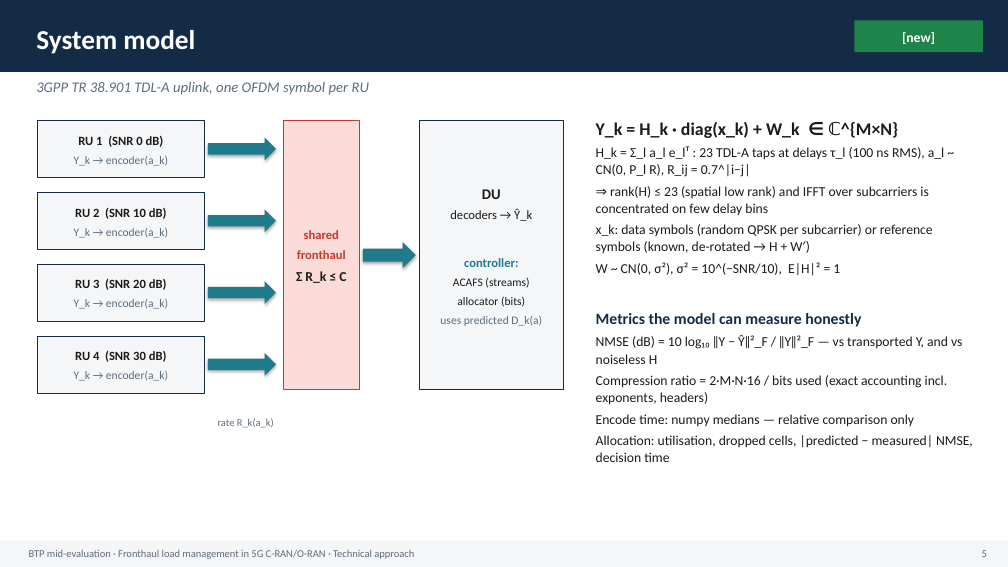
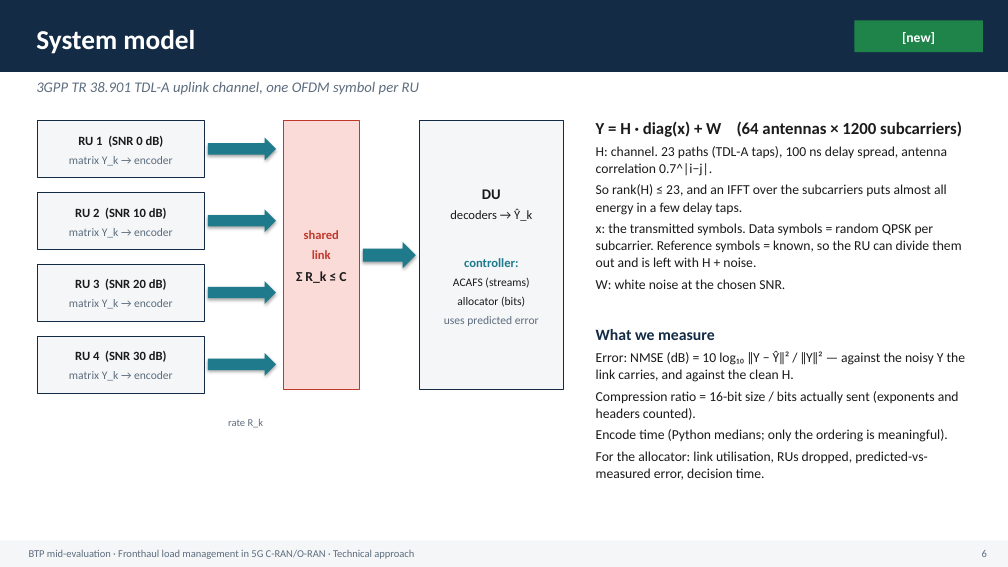
Before and after one commit to Harshvardhan-To1/BTP, a slide deck: slide 6 of docs/mid_evaluation.pptx (slide 5 before the commit). Drawn at 1008x567 pixels with LibreOffice and Linux fonts; fonts in the diff are those of the drawing. Boxes give left, top, right and bottom in pixels: in the first picture for what was removed or moved away, otherwise in the second. Text is boxed around its words. In the diff, an @@ line names an element or a change of style, - is before the commit and + after.

```diff
--- a/docs/mid_evaluation.pptx
+++ b/docs/mid_evaluation.pptx
@@ text at (x1=36, y1=82, x2=419, y2=95): text changed @@
-3GPP TR 38.901 TDL-A uplink, one OFDM symbol per RU
+3GPP TR 38.901 TDL-A uplink channel, one OFDM symbol per RU
@@ text at (x1=596, y1=121, x2=966, y2=480): text changed @@
-Y_k = H_k · diag(x_k) + W_k ∈ ℂ^{M×N}
-H_k = Σ_l a_l e_lᵀ : 23 TDL-A taps at delays τ_l (100 ns RMS), a_l ~ CN(0, P_l R), R_ij = 0.7^|i−j|
-⇒ rank(H) ≤ 23 (spatial low rank) and IFFT over subcarriers is concentrated on few delay bins
-x_k: data symbols (random QPSK per subcarrier) or reference symbols (known, de-rotated → H + W′)
-W ~ CN(0, σ²), σ² = 10^(−SNR/10), E|H|² = 1
-Metrics the model can measure honestly
-NMSE (dB) = 10 log₁₀ ‖Y − Ŷ‖²_F / ‖Y‖²_F — vs transported Y, and vs noiseless H
-Compression ratio = 2·M·N·16 / bits used (exact accounting incl. exponents, headers)
-Encode time: numpy medians — relative comparison only
-Allocation: utilisation, dropped cells, |predicted − measured| NMSE, decision time
+Y = H · diag(x) + W (64 antennas × 1200 subcarriers)
+H: channel. 23 paths (TDL-A taps), 100 ns delay spread, antenna correlation 0.7^|i−j|.
+So rank(H) ≤ 23, and an IFFT over the subcarriers puts almost all energy in a few delay taps.
+x: the transmitted symbols. Data symbols = random QPSK per subcarrier. Reference symbols = known, so the RU can divide them out and is left with H + noise.
+W: white noise at the chosen SNR.
+What we measure
+Error: NMSE (dB) = 10 log₁₀ ‖Y − Ŷ‖² / ‖Y‖² — against the noisy Y the link carries, and against the clean H.
+Compression ratio = 16-bit size / bits actually sent (exponents and headers counted).
+Encode time (Python medians; only the ordering is meaningful).
+For the allocator: link utilisation, RUs dropped, predicted-vs-measured error, decision time.
@@ text at (x1=69, y1=156, x2=173, y2=166): text changed @@
-Y_k → encoder(a_k)
+matrix Y_k → encoder
@@ text at (x1=69, y1=228, x2=173, y2=238): text changed @@
-Y_k → encoder(a_k)
+matrix Y_k → encoder
@@ text at (x1=312, y1=250, x2=331, y2=259): text changed @@
-fronthaul
+link
@@ text at (x1=69, y1=299, x2=173, y2=309): text changed @@
-Y_k → encoder(a_k)
+matrix Y_k → encoder
@@ text at (x1=444, y1=316, x2=539, y2=326): text changed @@
-uses predicted D_k(a)
+uses predicted error
@@ text at (x1=69, y1=371, x2=173, y2=381): text changed @@
-Y_k → encoder(a_k)
+matrix Y_k → encoder
@@ text at (x1=228, y1=419, x2=264, y2=428): text changed @@
-rate R_k(a_k)
+rate R_k
@@ text at (x1=982, y1=550, x2=987, y2=557): text changed @@
-5
+6
```
Also in this commit, not shown: 19 other slides changed, 2 slides added, 6 other files.
